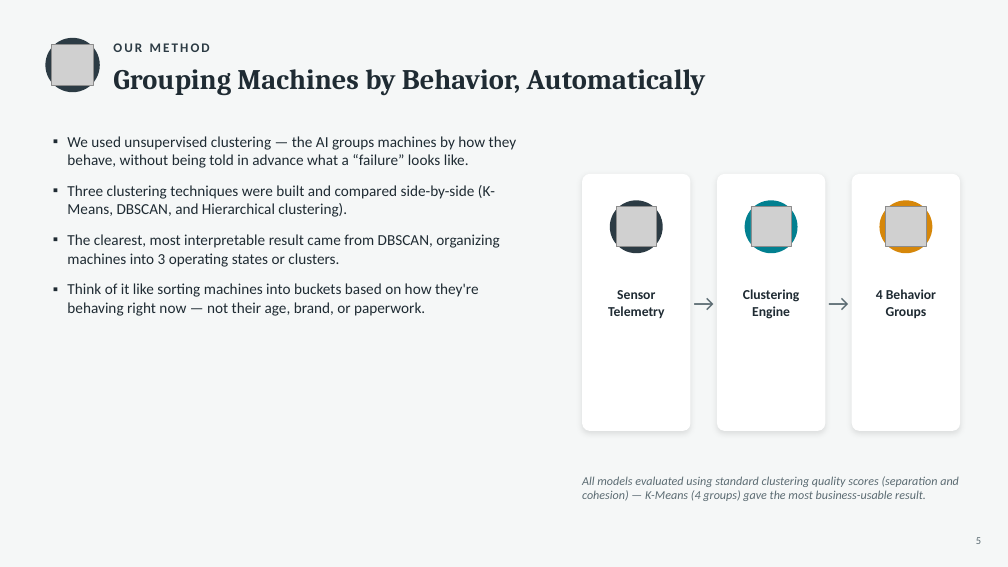
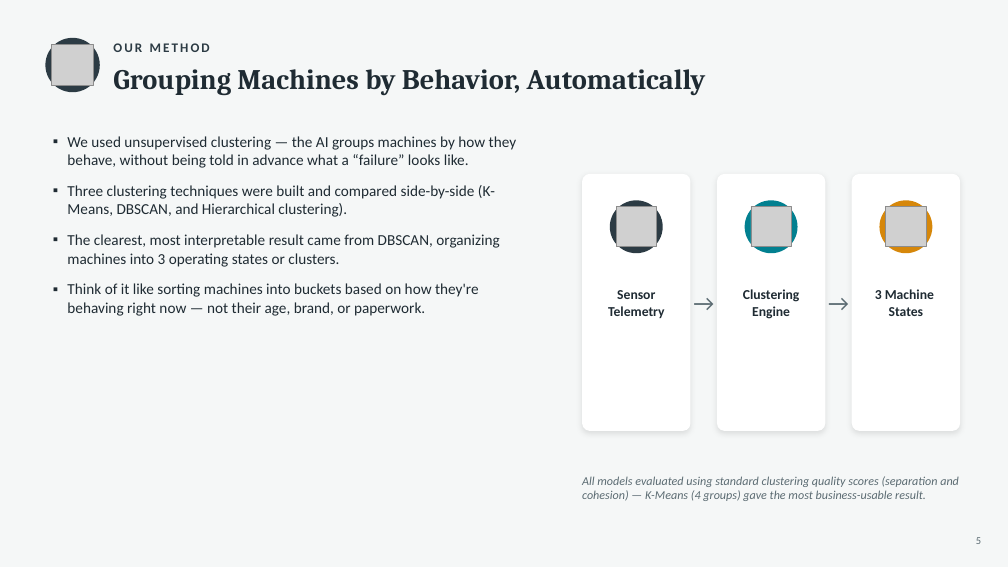
Before and after one commit to Apaelijo/predictive-maintenance-clustering, a slide deck: slide 5 of presentation/Christopher_Lopez_Capstone_Business_Facing_Presentation.pptx. Drawn at 1008x567 pixels with LibreOffice and Linux fonts; fonts in the diff are those of the drawing; grey boxes stand for pictures. Boxes give left, top, right and bottom in pixels: in the first picture for what was removed or moved away, otherwise in the second. Text is boxed around its words. In the diff, an @@ line names an element or a change of style, - is before the commit and + after.

Commit message:
updated the presentation files

```diff
--- a/presentation/Christopher_Lopez_Capstone_Business_Facing_Presentation.pptx
+++ b/presentation/Christopher_Lopez_Capstone_Business_Facing_Presentation.pptx
@@ text at (875, 289, 934, 316): text changed @@
-4 Behavior
-Groups
+3 Machine
+States
```
Also in this commit, not shown: 1 other slide changed, 4 other files.
